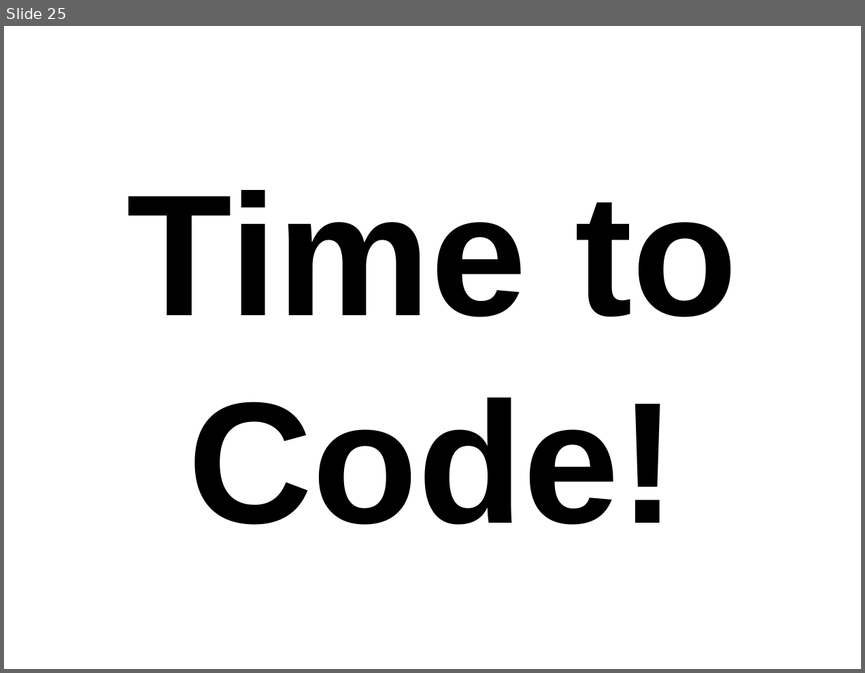
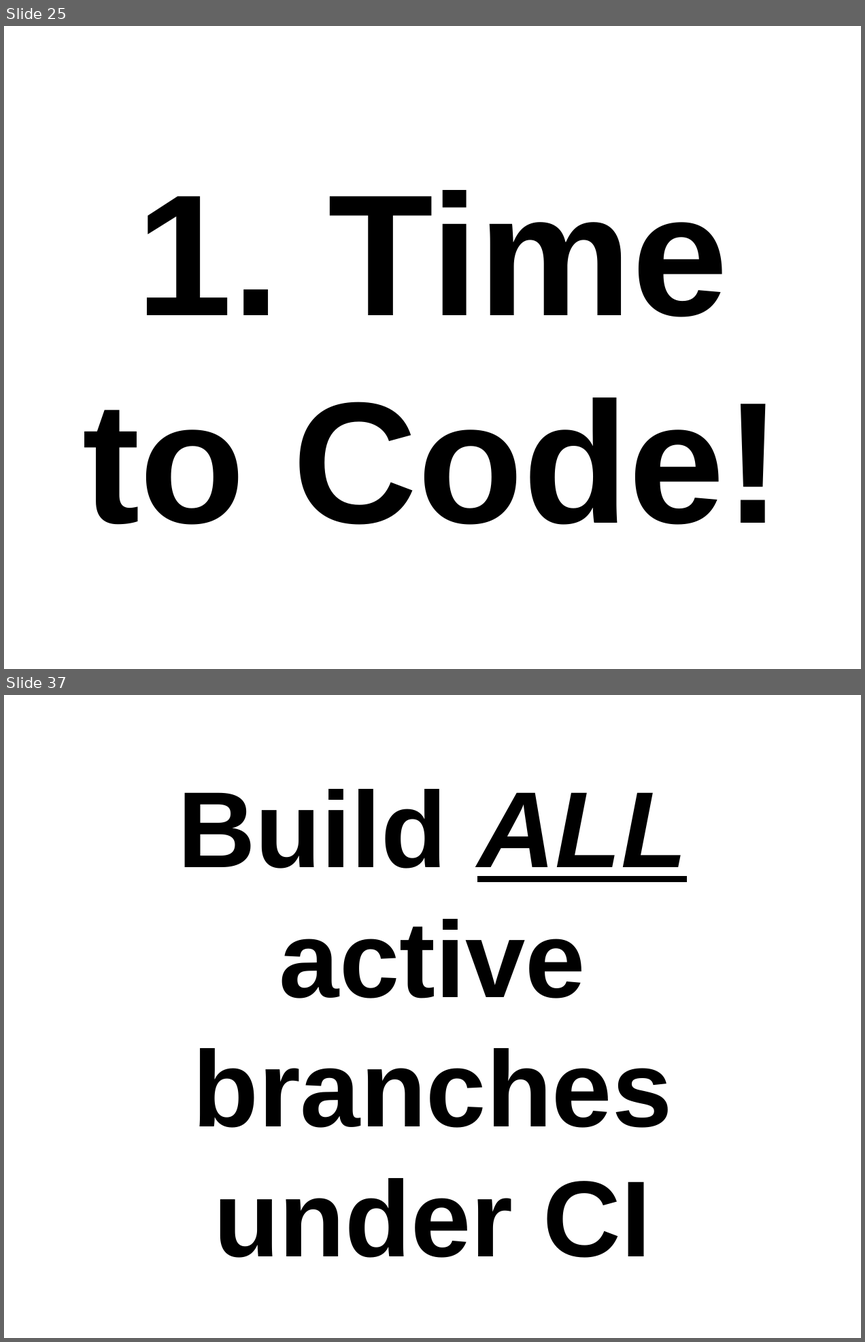
Before and after one commit to thewoolleyman/ci_for_the_rails_guy_or_gal, a slide deck: presentation/ci_for_the_web_2.0_guy_or_gal.odp. Shown one above the other, each under a label of ours: slide 25 before the commit, slides 25 and 37 after it; the slides between them are not shown. The pictures are 865x673 and 865x1342 pixels, drawn with LibreOffice and Linux fonts; fonts in the diff are those of the drawing. Boxes give left, top, right and bottom in pixels: in the first picture for what was removed or moved away, otherwise in the second. Text is boxed around its words. In the diff, an @@ line names an element or a change of style, - is before the commit and + after.

```diff
--- a/presentation/ci_for_the_web_2.0_guy_or_gal.odp
+++ b/presentation/ci_for_the_web_2.0_guy_or_gal.odp
@@ slide 37 added at (4,695,861,1338), background #FFFFFF @@
@@ title added at (177,789,687,1257), 100 pt, text #000000, bold @@
+Build ALL active branches under CI
@@ slide 25 changed as well @@
@@ title at (82,190,782,524): text changed @@
-Time to Code!
+1. Time to Code!
```
Also in this commit, not shown: 37 other slides added, 1 slide removed.
